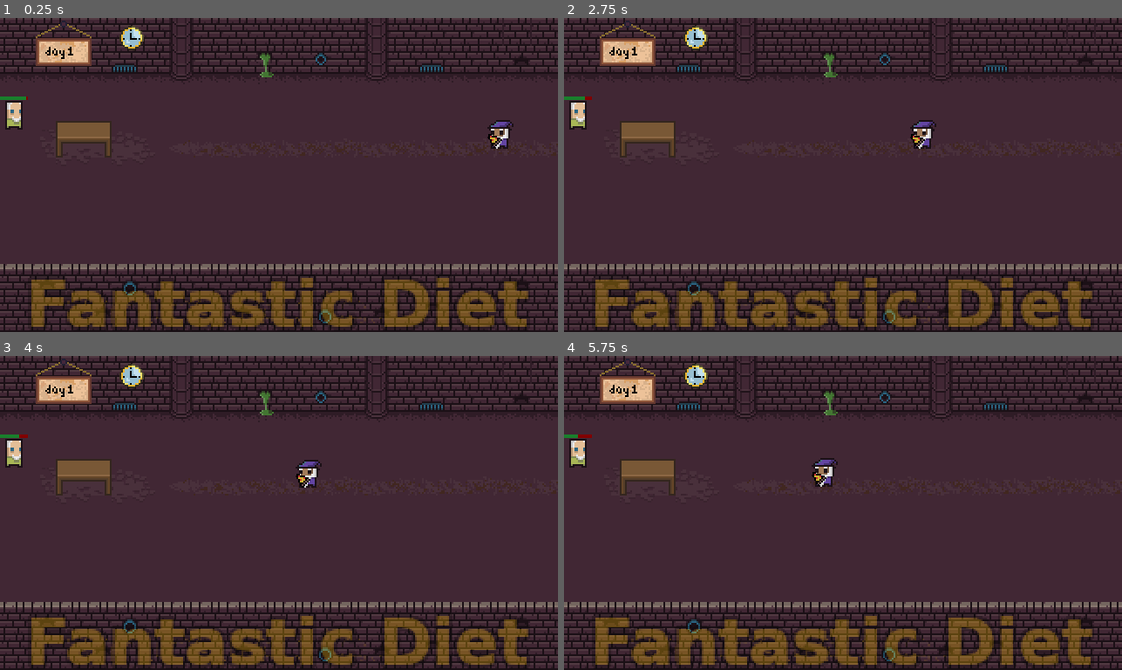
Above: before the commit, frames 1-4 (two rows, left to right).
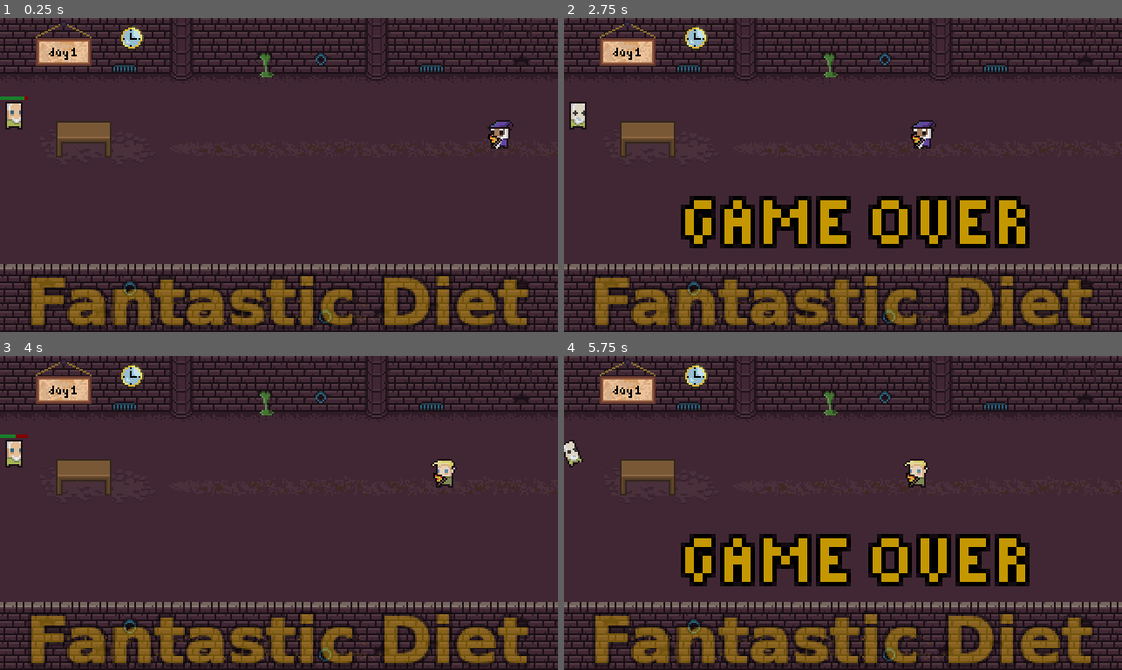
Above: after the commit, the same moments.

Repository: fantastic-jam/fantastic-diet
Game: Godot game, scene res://World.tscn
Two runs of this game, one before a commit and one after it. Both use one fixed random seed, a clock stepped at 60 frames per second and the inputs below.
Inputs (mouse positions are in pixels of both pictures, inside the frame that each line leads up to):
- Up to frame 1 (0.25 s): no input
- Up to frame 2 (2.75 s): tap Enter at 0.5 s; move the mouse to (965, 159) at 0.52 s; click (965, 159) at 0.6 s; move the mouse to (731, 190) at 1.27 s; tap Space (shout_0) at 1.35 s; click (731, 190) at 1.42 s; move the mouse to (898, 105) at 2.02 s; click (898, 105) at 2.1 s
- Up to frame 3 (4 s): move the mouse to (251, 575) at 2.77 s; tap Space (shout_0) at 2.85 s; click (251, 575) at 2.92 s; move the mouse to (446, 560) at 3.52 s; click (446, 560) at 3.6 s
- Up to frame 4 (5.75 s): move the mouse to (675, 465) at 4.27 s; tap Space (shout_0) at 4.35 s; click (675, 465) at 4.42 s; move the mouse to (870, 513) at 5.02 s; click (870, 513) at 5.1 s

The runs differ from the first frame. In frame 1, 2.2% of the frame differs, in the area x 0-95%, y 9-99%; in frame 2, 10%; in frame 3, 2.8%; in frame 4, 11%.

Commit message:
assets

Diff:
--- a/World.tscn
+++ b/World.tscn
@@ -9,12 +9,41 @@
 [ext_resource path="res://src/actors/pizza/PizzaSprite.tscn" type="PackedScene" id=7]
 [ext_resource path="res://assets/bubbles/hey-bubble.png" type="Texture" id=8]
 [ext_resource path="res://assets/bubbles/grunt-buble.png" type="Texture" id=9]
-[ext_resource path="res://assets/sprites/game-over.png" type="Texture" id=10]
+[ext_resource path="res://assets/sprites/bruno.png" type="Texture" id=10]
 [ext_resource path="res://assets/sprites/title.png" type="Texture" id=11]
 [ext_resource path="res://assets/sprites/time.png" type="Texture" id=12]
 [ext_resource path="res://src/timer/Timer.gd" type="Script" id=13]
 [ext_resource path="res://assets/fonts/pixelated.tres" type="DynamicFont" id=14]
 [ext_resource path="res://assets/sprites/board.png" type="Texture" id=15]
+[ext_resource path="res://assets/fonts/pixelated-title.tres" type="DynamicFont" id=16]
+
+[sub_resource type="AtlasTexture" id=15]
+atlas = ExtResource( 10 )
+region = Rect2( 48, 0, 48, 16 )
+
+[sub_resource type="AtlasTexture" id=16]
+atlas = ExtResource( 10 )
+region = Rect2( 96, 0, 48, 16 )
+
+[sub_resource type="AtlasTexture" id=17]
+atlas = ExtResource( 10 )
+region = Rect2( 144, 0, 48, 16 )
+
+[sub_resource type="AtlasTexture" id=18]
+atlas = ExtResource( 10 )
+region = Rect2( 192, 0, 48, 16 )
+
+[sub_resource type="AtlasTexture" id=19]
+atlas = ExtResource( 10 )
+region = Rect2( 240, 0, 48, 16 )
+
+[sub_resource type="SpriteFrames" id=14]
+animations = [ {
+"frames": [ SubResource( 15 ), SubResource( 16 ), SubResource( 17 ), SubResource( 18 ), SubResource( 19 ) ],
+"loop": false,
+"name": "default",
+"speed": 7.0
+} ]
 
 [sub_resource type="RectangleShape2D" id=1]
 extents = Vector2( 4, 4 )
@@ -22,8 +51,29 @@
 [sub_resource type="CircleShape2D" id=2]
 radius = 72.4431
 
-[sub_resource type="Animation" id=3]
-resource_name = "Walk"
+[sub_resource type="StyleBoxFlat" id=3]
+bg_color = Color( 0.101961, 0.501961, 0.176471, 1 )
+
+[sub_resource type="StyleBoxFlat" id=4]
+bg_color = Color( 0.509804, 0.00392157, 0.00392157, 1 )
+
+[sub_resource type="Animation" id=5]
+resource_name = "Die"
+length = 0.8
+tracks/0/type = "value"
+tracks/0/path = NodePath("DeadSprite:position")
+tracks/0/interp = 1
+tracks/0/loop_wrap = true
+tracks/0/imported = false
+tracks/0/enabled = true
+tracks/0/keys = {
+"times": PoolRealArray( 0, 0.4, 0.8 ),
+"transitions": PoolRealArray( 12.996, 3.13833, 1.03527 ),
+"update": 0,
+"values": [ Vector2( 0, 0 ), Vector2( 0, -2 ), Vector2( 0, 0 ) ]
+}
+
+[sub_resource type="Animation" id=6]
 length = 0.5
 loop = true
 step = 0.05
@@ -40,7 +90,7 @@
 "values": [ Vector2( 1, 1 ), Vector2( 1, 1.05 ), Vector2( 1, 1 ) ]
 }
 tracks/1/type = "value"
-tracks/1/path = NodePath("Sprite:offset")
+tracks/1/path = NodePath("Sprite:position")
 tracks/1/interp = 1
 tracks/1/loop_wrap = true
 tracks/1/imported = false
@@ -52,14 +102,7 @@
 "values": [ Vector2( 0, 0 ), Vector2( 0, -1 ), Vector2( 0, 0 ) ]
 }
 
-[sub_resource type="StyleBoxFlat" id=4]
-bg_color = Color( 0.101961, 0.501961, 0.176471, 1 )
-
-[sub_resource type="StyleBoxFlat" id=5]
-bg_color = Color( 0.509804, 0.00392157, 0.00392157, 1 )
-
-[sub_resource type="Animation" id=6]
-resource_name = "Walk"
+[sub_resource type="Animation" id=7]
 length = 0.5
 loop = true
 step = 0.05
@@ -113,7 +156,7 @@
 cell_size = Vector2( 16, 16 )
 cell_custom_transform = Transform2D( 0, 0, 0, 0, 0, 0 )
 format = 1
-tile_data = PoolIntArray( -1, 6, 0, -65536, 6, 1, -65535, 6, …(2164 unchanged characters)… 2162, 10, 2, 262163, 10, 3, 262164, 10, 5, 262165, 6, 65538, 393215, 6, 131072, 3 …(2921 unchanged characters)…
+tile_data = PoolIntArray( -1, 6, 0, -65536, 6, 1, -65535, 6, …(2164 unchanged characters)… 2162, 10, 2, 262163, 10, 3, 262164, 10, 7, 262165, 6, 65538, 393215, 6, 131072, 3 …(2921 unchanged characters)…
 
 [node name="DecorTileMap" type="TileMap" parent="."]
 scale = Vector2( 2, 2 )
@@ -149,12 +192,16 @@
 texture = ExtResource( 8 )
 
 [node name="Sprite" type="Sprite" parent="Bruno"]
-scale = Vector2( 1, 1.03265 )
-texture = ExtResource( 1 )
+texture = ExtResource( 10 )
 centered = false
-offset = Vector2( 0, -0.652905 )
 region_enabled = true
-region_rect = Rect2( 96, 224, 16, 16 )
+region_rect = Rect2( 16, 0, 16, 16 )
+
+[node name="DeadSprite" type="AnimatedSprite" parent="Bruno"]
+visible = false
+frames = SubResource( 14 )
+centered = false
+offset = Vector2( -16, 0 )
 
 [node name="CollisionShape2D" type="CollisionShape2D" parent="Bruno"]
 position = Vector2( 8, 12 )
@@ -167,9 +214,6 @@
 [node name="CollisionShape2D" type="CollisionShape2D" parent="Bruno/ShoutArea"]
 position = Vector2( 8, 8 )
 shape = SubResource( 2 )
-
-[node name="AnimationPlayer" type="AnimationPlayer" parent="Bruno"]
-anims/Walk = SubResource( 3 )
 
 [node name="HungerBarNode" type="Node2D" parent="Bruno"]
 z_index = 4096
@@ -179,14 +223,18 @@
 margin_top = -3.0
 margin_right = 16.0
 margin_bottom = -1.0
-custom_styles/fg = SubResource( 4 )
-custom_styles/bg = SubResource( 5 )
+custom_styles/fg = SubResource( 3 )
+custom_styles/bg = SubResource( 4 )
 step = 1.0
 percent_visible = false
 __meta__ = {
 "_edit_use_anchors_": false
 }
 
+[node name="AnimationPlayer" type="AnimationPlayer" parent="Bruno"]
+anims/Die = SubResource( 5 )
+anims/Walk = SubResource( 6 )
+
 [node name="DeliveryGuy" type="KinematicBody2D" parent="."]
 position = Vector2( 577, 119 )
 scale = Vector2( 2, 2 )
@@ -196,7 +244,7 @@
 
 [node name="AnimationPlayer" type="AnimationPlayer" parent="DeliveryGuy"]
 autoplay = "Walk"
-anims/Walk = SubResource( 6 )
+anims/Walk = SubResource( 7 )
 
 [node name="PizzaSprite" parent="DeliveryGuy" instance=ExtResource( 7 )]
 position = Vector2( -2.5, 4 )
@@ -230,25 +278,33 @@
 [node name="CollisionShape2D" type="CollisionShape2D" parent="EatZone"]
 position = Vector2( 26, 43 )
 rotation = 1.5708
-shape = SubResource( 7 )
+shape = SubResource( 8 )
 
 [node name="GameOver" type="Node2D" parent="."]
 visible = false
+position = Vector2( 139, 189 )
+scale = Vector2( 5, 5 )
+z_index = 4096
+
+[node name="Label" type="Label" parent="GameOver"]
+custom_fonts/font = ExtResource( 16 )
+custom_colors/font_color = Color( 0.772549, 0.596078, 0, 1 )
+custom_constants/line_spacing = -1
+text = "Game Over"
+align = 1
+valign = 1
+uppercase = true
+__meta__ = {
+"_edit_use_anchors_": false
+}
+
+[node name="TitleScreen" type="Node2D" parent="."]
+modulate = Color( 1, 1, 1, 0.380392 )
+position = Vector2( 320, 324 )
 scale = Vector2( 6, 6 )
 z_index = 4096
 
-[node name="game-over" type="Sprite" parent="GameOver"]
-position = Vector2( 53.3333, 26.6667 )
-scale = Vector2( 0.371579, 0.371579 )
-texture = ExtResource( 10 )
-
-[node name="TitleScreen" type="Node2D" parent="."]
-position = Vector2( 320, 326 )
-scale = Vector2( 6, 6 )
-z_index = 4096
-
 [node name="title" type="Sprite" parent="TitleScreen"]
-modulate = Color( 1, 1, 1, 0.286275 )
 scale = Vector2( 0.361111, 0.361111 )
 z_index = 4096
 texture = ExtResource( 11 )
@@ -267,20 +323,21 @@
 scale = Vector2( 2, 2 )
 texture = ExtResource( 15 )
 
-[node name="RichTextLabel" type="RichTextLabel" parent="Time"]
-margin_left = -21.0
-margin_top = 22.0
-margin_right = 29.0
-margin_bottom = 42.0
-custom_fonts/normal_font = ExtResource( 14 )
-custom_colors/default_color = Color( 0, 0, 0, 1 )
+[node name="Timer" type="Timer" parent="Time"]
+autostart = true
+
+[node name="Label" type="Label" parent="Time"]
+margin_left = -28.0
+margin_top = 20.0
+margin_right = 28.0
+margin_bottom = 44.0
+custom_fonts/font = ExtResource( 14 )
+custom_colors/font_color = Color( 0, 0, 0, 1 )
 text = "day 1"
-scroll_active = false
+align = 1
+valign = 1
 __meta__ = {
 "_edit_use_anchors_": false
 }
-
-[node name="Timer" type="Timer" parent="Time"]
-autostart = true
 [connection signal="body_entered" from="Bruno/ShoutArea" to="Bruno" method="_on_ShoutArea_body_entered"]
 [connection signal="timeout" from="Time/Timer" to="Time" method="_on_Timer_timeout"]
--- /dev/null
+++ b/assets/fonts/pixelated-title.tres
@@ -0,0 +1,10 @@
+[gd_resource type="DynamicFont" load_steps=2 format=2]
+
+[ext_resource path="res://assets/fonts/pixelated.ttf" type="DynamicFontData" id=1]
+
+[resource]
+outline_size = 1
+outline_color = Color( 0, 0, 0, 1 )
+use_mipmaps = true
+extra_spacing_char = 1
+font_data = ExtResource( 1 )
--- a/assets/tilesets/dungeon.tres
+++ b/assets/tilesets/dungeon.tres
@@ -53,12 +53,12 @@
 [sub_resource type="ConvexPolygonShape2D" id=16]
 points = PoolVector2Array( 0, 8, 16, 8, 16, 16, 0, 16 )
 
-[sub_resource type="OccluderPolygon2D" id=17]
+[sub_resource type="ConvexPolygonShape2D" id=17]
+points = PoolVector2Array( 0, 8, 16, 8, 16, 16, 0, 16 )
+
+[sub_resource type="OccluderPolygon2D" id=18]
 polygon = PoolVector2Array( 0, 12, 16, 12, 16, 16, 0, 16 )
 
-[sub_resource type="ConvexPolygonShape2D" id=18]
-points = PoolVector2Array( 0, 0, 16, 0, 16, 16, 0, 16 )
-
 [sub_resource type="ConvexPolygonShape2D" id=19]
 points = PoolVector2Array( 0, 0, 16, 0, 16, 16, 0, 16 )
 
@@ -66,32 +66,32 @@
 points = PoolVector2Array( 0, 0, 16, 0, 16, 16, 0, 16 )
 
 [sub_resource type="ConvexPolygonShape2D" id=21]
+points = PoolVector2Array( 0, 0, 16, 0, 16, 16, 0, 16 )
+
+[sub_resource type="ConvexPolygonShape2D" id=22]
 points = PoolVector2Array( 12, 0, 16, 0, 16, 16, 12, 16 )
 
-[sub_resource type="ConvexPolygonShape2D" id=22]
-points = PoolVector2Array( 0, 0, 16, 0, 16, 16, 0, 16 )
-
 [sub_resource type="ConvexPolygonShape2D" id=23]
 points = PoolVector2Array( 0, 0, 16, 0, 16, 16, 0, 16 )
 
 [sub_resource type="ConvexPolygonShape2D" id=24]
+points = PoolVector2Array( 0, 0, 16, 0, 16, 16, 0, 16 )
+
+[sub_resource type="ConvexPolygonShape2D" id=25]
 points = PoolVector2Array( 12, 0, 16, 0, 16, 16, 12, 16 )
 
-[sub_resource type="OccluderPolygon2D" id=25]
+[sub_resource type="OccluderPolygon2D" id=26]
 polygon = PoolVector2Array( 0, 16, 0, 0, 16, 0, 16, 8, 4, 8, 4, 16 )
 
-[sub_resource type="OccluderPolygon2D" id=26]
+[sub_resource type="OccluderPolygon2D" id=27]
 polygon = PoolVector2Array( 0, 0, 16, 0, 16, 8, 0, 8 )
 
-[sub_resource type="OccluderPolygon2D" id=27]
+[sub_resource type="OccluderPolygon2D" id=28]
 polygon = PoolVector2Array( 0, 0, 16, 0, 16, 16, 12, 16, 12, 8, 0, 8 )
 
-[sub_resource type="OccluderPolygon2D" id=28]
+[sub_resource type="OccluderPolygon2D" id=29]
 polygon = PoolVector2Array( 0, 0, 0, 16, 4, 16, 4, 8, 12, 8, 12, 16, 16, 16, 16, 0 )
 
-[sub_resource type="ConvexPolygonShape2D" id=29]
-points = PoolVector2Array( 0, 0, 16, 0, 16, 16, 0, 16 )
-
 [sub_resource type="ConvexPolygonShape2D" id=30]
 points = PoolVector2Array( 0, 0, 16, 0, 16, 16, 0, 16 )
 
@@ -99,6 +99,9 @@
 points = PoolVector2Array( 0, 0, 16, 0, 16, 16, 0, 16 )
 
 [sub_resource type="ConvexPolygonShape2D" id=32]
+points = PoolVector2Array( 0, 0, 16, 0, 16, 16, 0, 16 )
+
+[sub_resource type="ConvexPolygonShape2D" id=33]
 points = PoolVector2Array( 0, 0, 16, 0, 16, 16, 0, 16 )
 
 [resource]
@@ -229,6 +232,12 @@
 "one_way": false,
 "one_way_margin": 1.0,
 "shape": SubResource( 16 ),
+"shape_transform": Transform2D( 1, 0, 0, 1, 0, 0 )
+}, {
+"autotile_coord": Vector2( 6, 4 ),
+"one_way": false,
+"one_way_margin": 1.0,
+"shape": SubResource( 17 ),
 "shape_transform": Transform2D( 1, 0, 0, 1, 0, 0 )
 } ]
 2/z_index = 0
--- a/src/actors/player/Player.gd
+++ b/src/actors/player/Player.gd
@@ -11,6 +11,7 @@
 
 onready var _animation_player = get_node("AnimationPlayer")
 onready var _sprite = get_node("Sprite")
+onready var _dead_sprite = get_node("DeadSprite")
 onready var _hunger_bar = get_node("HungerBarNode/HungerBar")
 onready var _hey_bubble = get_node("HeyBubble")
 var _hey_sounds = []
@@ -20,8 +21,10 @@
 onready var _root = get_tree().current_scene
 
 var _hunger = 100
-var _hunger_decay = 7.8
+var _hunger_decay = 37.8
 var _food_value = 5
+
+var _dead = false
 
 func _ready() -> void:
 	_hey_bubble.visible = false
@@ -32,9 +35,8 @@
 
 func _process(delta: float) -> void:
 	update_hunger(_hunger - (_hunger_decay * delta))
-	if _hunger < 0:
-		_root.game_over()
-		queue_free()
+	if _hunger < 0 && !_dead:
+		die()
 	if _shouting:
 		var now = OS.get_ticks_msec()
 		if now > (_last_shout + _shout_cooldown):
@@ -44,7 +46,20 @@
 	if Input.is_action_just_pressed("start_0"):
 		_food_value = 8
 
+func die() -> void:
+	_root.game_over()
+	_dead = true
+	_animation_player.play("Die")
+	_dead_sprite.visible = true
+	_dead_sprite.playing = true
+	_sprite.visible = false
+	get_node("CollisionShape2D").disabled = true
+	_dead_sprite.flip_h = _sprite.flip_h
+	_hunger_bar.visible = false
+
 func _physics_process(delta: float) -> void:
+	if _dead:
+		return
 	var direction: = Vector2(
 		(Input.get_action_strength(	"move_right_" + device) - Input.get_action_strength("move_left_" + device)) * speed,
 		(Input.get_action_strength("move_down_" + device) - Input.get_action_strength("move_up_" + device)) * speed / 2
--- a/src/game_rules/GameRules.gd
+++ b/src/game_rules/GameRules.gd
@@ -2,9 +2,10 @@
 
 onready var _eat_zone = get_node("EatZone")
 
-# Called when the node enters the scene tree for the first time.
+var _is_game_over = false
+
 func _ready() -> void:
-	pass # Replace with function body.
+	pass
 
 func drop_pizza(origin: Vector2) -> void:
 	var pizza = preload("res://src/actors/pizza/Pizza.tscn").instance()
@@ -21,7 +22,11 @@
 
 func game_over() -> void:
 	get_node("GameOver").visible = true
+	_is_game_over = true
 
-# Called every frame. 'delta' is the elapsed time since the previous frame.
-#func _process(delta: float) -> void:
-#	pass
+func _input(event: InputEvent) -> void:
+	if _is_game_over:
+		if (event is InputEventKey
+		or event is InputEventMouseButton
+		or event is InputEventJoypadButton):
+			get_tree().reload_current_scene()
--- a/src/timer/Timer.gd
+++ b/src/timer/Timer.gd
@@ -1,6 +1,7 @@
 extends Node
 
-onready var _label = get_node("RichTextLabel")
+onready var _label = get_node("Label")
+onready var _start_time = OS.get_ticks_msec()
 
 func _on_Timer_timeout() -> void:
-	_label.text = "day %d" % (1 + floor(OS.get_ticks_msec() / 10000))
+	_label.text = "day %d" % (1 + floor((OS.get_ticks_msec() - _start_time) / 10000))
--- a/src/zones/eat/EatZone.gd
+++ b/src/zones/eat/EatZone.gd
@@ -34,10 +34,10 @@
 		if eat_bar == 0:
 			update_eat_bar(100)
 		find_node("Sprite").visible = true
-		find_node("CountLabel").bbcode_text = "[center]" + String(pizza_count) + "[/center]"
+		find_node("CountLabel").text = String(pizza_count)
 	else:
 		find_node("Sprite").visible = false
-		find_node("CountLabel").bbcode_text = ""
+		find_node("CountLabel").text = ""
 
 
 func _on_EatZone_body_entered(body: Node) -> void:
--- a/src/zones/eat/EatZone.tscn
+++ b/src/zones/eat/EatZone.tscn
@@ -1,7 +1,8 @@
-[gd_scene load_steps=5 format=2]
+[gd_scene load_steps=6 format=2]
 
 [ext_resource path="res://assets/sprites/pizza.png" type="Texture" id=1]
 [ext_resource path="res://src/zones/eat/EatZone.gd" type="Script" id=2]
+[ext_resource path="res://assets/fonts/pixelated.tres" type="DynamicFont" id=3]
 
 [sub_resource type="StyleBoxFlat" id=1]
 bg_color = Color( 0.223529, 0.321569, 0.780392, 1 )
@@ -18,15 +19,6 @@
 texture = ExtResource( 1 )
 centered = false
 
-[node name="CountLabel" type="RichTextLabel" parent="."]
-margin_top = 32.0
-margin_right = 48.0
-margin_bottom = 48.0
-bbcode_enabled = true
-__meta__ = {
-"_edit_use_anchors_": false
-}
-
 [node name="ProgressBar" type="ProgressBar" parent="."]
 margin_right = 48.0
 margin_bottom = 8.0
@@ -36,5 +28,16 @@
 __meta__ = {
 "_edit_use_anchors_": false
 }
+
+[node name="CountLabel" type="Label" parent="."]
+margin_top = 32.0
+margin_right = 52.0
+margin_bottom = 50.0
+custom_fonts/font = ExtResource( 3 )
+custom_colors/font_color = Color( 1, 1, 1, 1 )
+align = 1
+__meta__ = {
+"_edit_use_anchors_": false
+}
 [connection signal="body_entered" from="." to="." method="_on_EatZone_body_entered"]
 [connection signal="body_exited" from="." to="." method="_on_EatZone_body_exited"]
Not shown: 2 places in World.tscn that only renumber resources
Binary file added: assets/sprites/bruno.ase
Binary file added: assets/sprites/bruno.png
Not shown, changed: assets/sprites/bruno.png.import
Binary file removed: assets/sprites/game-over.png
Not shown: 6 places in assets/tilesets/dungeon.tres that only renumber resources
